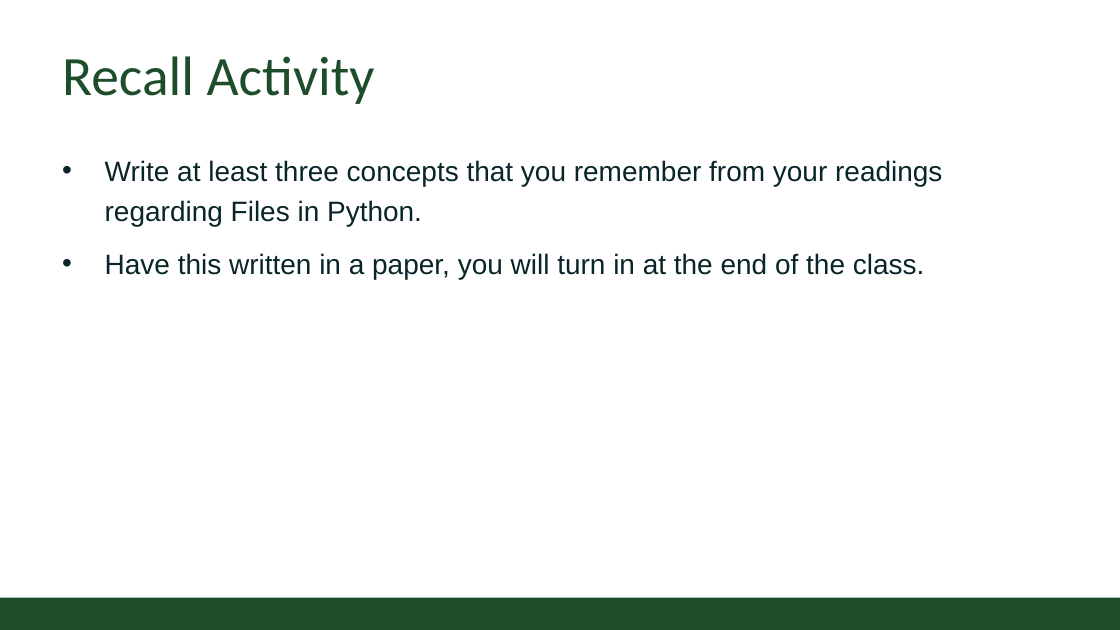
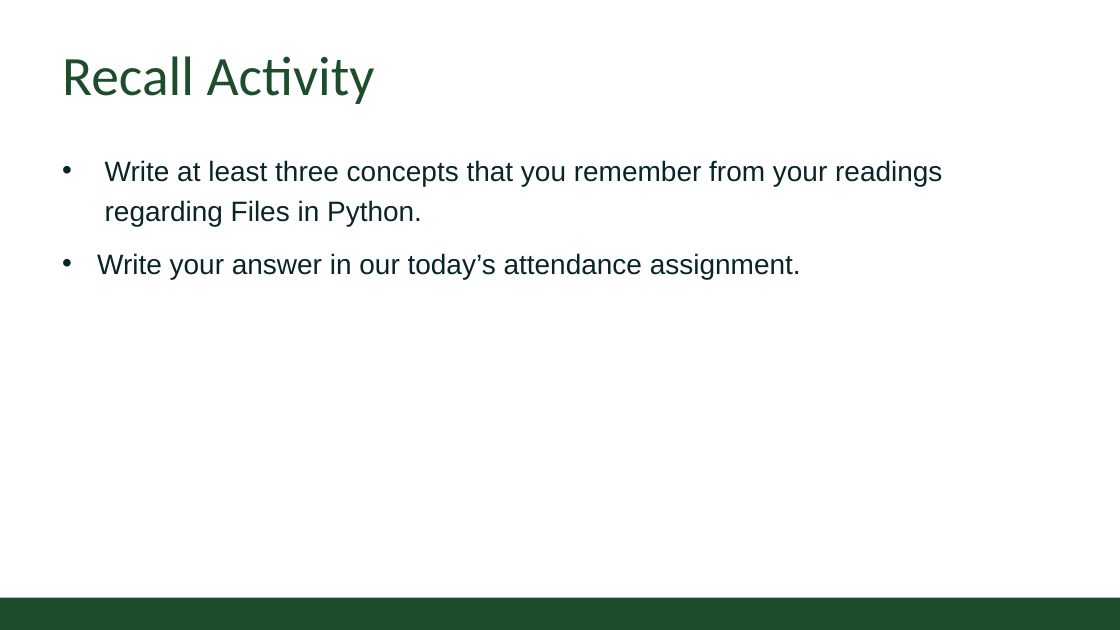
Before and after one commit to CSU-CS152/Handouts, a slide deck: slide 3 of 05_02FilesCS152.pptx. Drawn at 1120x630 pixels with LibreOffice and Linux fonts; fonts in the diff are those of the drawing; background and template pictures are left out. Boxes give left, top, right and bottom in pixels: in the first picture for what was removed or moved away, otherwise in the second. Text is boxed around its words. In the diff, an @@ line names an element or a change of style, - is before the commit and + after.

```diff
--- a/05_02FilesCS152.pptx
+++ b/05_02FilesCS152.pptx
@@ text at (97,253,801,279): text changed @@
-• Have this written in a paper, you will turn in at the end of the class.
+• Write your answer in our today’s attendance assignment.
```
Also in this commit, not shown: 5 other files.
